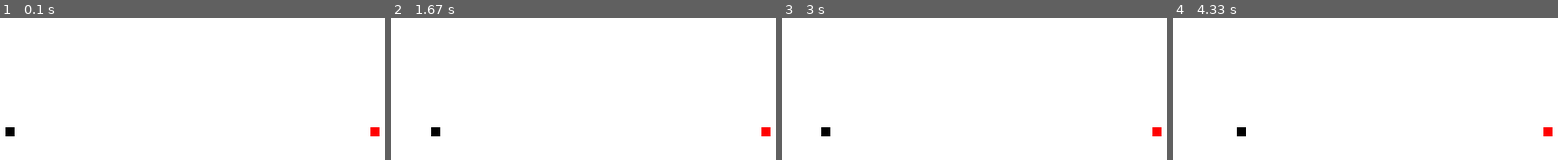
Above: before the commit, frames 1-4 (left to right).
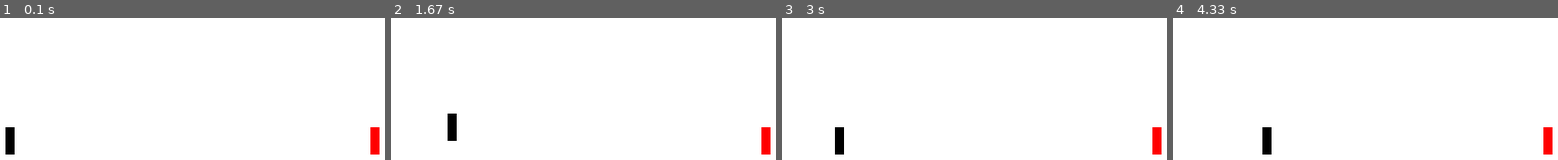
Above: after the commit, the same moments.

Repository: TonyLProjects/PygameProj1
Game: pygame game, started from src/game.py
Two runs of this game, one before a commit and one after it. Both use one fixed random seed, a clock stepped at 60 frames per second and the inputs below.
Inputs:
- Up to frame 1 (0.1 s): no input
- Up to frame 2 (1.67 s): tap J at 0.33 s; hold D 0.67-1.13 s; hold W 1.17-1.47 s; hold D from 1.5 s (still down)
- Up to frame 3 (3 s): release D at 1.97 s; hold A 2-2.53 s; hold S 2.57-2.87 s; hold A from 2.9 s (still down)
- Up to frame 4 (4.33 s): release A at 3.3 s; hold W 3.33-3.7 s; hold D from 3.73 s (still down)

The runs differ from the first frame. In frame 1, 0.6% of the frame differs, in the area x 1-99%, y 83-97%; in frame 2, 0.9%, in the area x 10-99%, y 67-97%; in frame 3, 0.9%; in frame 4, 0.9%.

Commit message:
can init and render attacks

Diff:
--- a/Diagram.txt
+++ b/Diagram.txt
@@ -36,14 +36,23 @@
 		check during hit-active frames
 
 
-	does not check locationBox
+
+When to run player.tick()?
+
+	initialize move with an initializing frame to be ticked on the same frame of initialization
+		in this case, we would tick after initialization of frame
 
 
-	When to run player.tick()?
-		either:
-			move related frames should not tick on initializing frame
-		or:
-			initialize move with an initializing frame to be ticked on the same frame of initialization
-				in this case, we would tick after initialization of frame
 
-		these two seem like the same thing.
+When to init action and when to update
+	case 1: init action then tick
+	3 frame att, 3 frame hitbox, 2 frame recovery:
+
+	problem:
+		first frame will not show
+	solution:
+		add an initialization frame to every move
+			+1 frame?
+
+
+Need an attack status class since too many states with any move
--- a/design.txt
+++ b/design.txt
@@ -1,3 +1,6 @@
+
+
+
 Library used: Pygames
 
 TODO:
@@ -193,3 +196,18 @@
 
 	input ->	character command 	->	action processing ->	update character/game
 		 \->	save input to buffer
+
+
+
+should player hurtbox be constantly calculated or should it be created when an event might trigger hitbox collision?
+
+attack psudo code:
+	in player, attack initiation:
+		change character status to attacking, specify which type
+		init frame counter
+	in update(hurtBoxCollisionDetection() and player.tick()):
+		check frame count and create hitbox/hurtbox according to move
+			usually hitbox does not exist for first few frames(move initiating frames)
+	in render:
+		read player move status and frame counter
+			draw body part according to these info
--- a/src/constants.py
+++ b/src/constants.py
@@ -9,12 +9,13 @@
 RED = (255,0,0)
 WHITE = (255,255,255)
 
+GAMEFLOOR = 450
 
 #TODO: change this to relative distance to window size
 DEFAULT_P1_XPOS = 200
-DEFAULT_P1_YPOS = 450
+DEFAULT_P1_YPOS = GAMEFLOOR
 DEFAULT_P2_XPOS = 600
-DEFAULT_P2_YPOS = 450
+DEFAULT_P2_YPOS = GAMEFLOOR
 
 
 # p1Keybind = {
--- a/src/game.py
+++ b/src/game.py
@@ -7,20 +7,28 @@
 import updater
 import Keybindings as keybinds
 import player
+import vector2d
 
 from constants import *
 
-def render(p1, p2, display):
+def renderDisplay(display):
 	gameDisplay.fill(WHITE)
-	pygame.draw.rect(display, BLACK, [p1.xPos, p1.yPos, 10, 10])
-	pygame.draw.rect(display, RED, [p2.xPos, p2.yPos, 10, 10])
+
+# temporary rendering method, will be changed
+def renderPlayer(player, display):
+	if player.playerGameSide == 1:
+		pygame.draw.rect(display, BLACK, [player.xPos, player.yPos, player.width, player.height])
+		if player.isAttacking == True:
+			coord = player.getHitBox()
+			hitboxHeight = coord[1].y - coord[0].y
+			hitboxWidth = coord[1].x - coord[0].x
+			pygame.draw.rect(display, BLUE, [coord[0].x, coord[0].y, hitboxWidth, hitboxHeight])
+	if player.playerGameSide == 2:
+		pygame.draw.rect(display, RED, [player.xPos, player.yPos, player.width, player.height])
+
 
 clock = pygame.time.Clock()
-
 pygame.init()
-
-
-
 
 #set display surface, only 1 is allowed by SDL
 gameDisplay = pygame.display.set_mode((800,600))
@@ -51,17 +59,16 @@
 
 	p1Action = inputHandler.handlePlayerInputs(events, keys, p1.playerGameSide, p1.playerLocationSide)
 	p2Action = inputHandler.handlePlayerInputs(events, keys, p2.playerGameSide, p2.playerLocationSide)
-
+	# print(p1Action)
 	collisionResult = updater.hurtBoxCollisionDetection(p1, p2)
 
 	updater.update(p1, p1Action, collisionResult)
 	updater.update(p2, p2Action, collisionResult)
 
-
-
-
-	# update(p1, p2, p1Actions, p2Actions)
-	render(p1, p2, gameDisplay)
+	# TODO: include game UI into renderDisplay and change name of function
+	renderDisplay(gameDisplay)
+	renderPlayer(p1, gameDisplay)
+	renderPlayer(p2, gameDisplay)
 
 	pygame.display.update()
 	pygame.event.pump()
--- /dev/null
+++ b/src/hitResults.py
@@ -0,0 +1,8 @@
+
+# playerHit: side of player as integer
+# moveType: a string in the move type list
+class hitResults:
+
+	def __init__(self, playerHit, moveType):
+		self.playerHit = playerHit
+		self.moveType = moveType
--- a/src/inputHandler.py
+++ b/src/inputHandler.py
@@ -52,12 +52,12 @@
 	# if len(keyDownInputs) != 0:
 	# 	print(keyDownInputs)
 
-
+# add attack variety here
 	if 	"punch" in keyDownInputs:
 		if "left" in pressedKeys:
-			return "backPunch"
+			return "punch"
 		if "right" in pressedKeys:
-			return "forwardPunch"
+			return "punch"
 		return "punch"
 	return "noAction"
 
--- a/src/player.py
+++ b/src/player.py
@@ -1,41 +1,46 @@
 import sys
 import os
 
+from vector2d import vector2d
 from constants import *
 # initialize attributes based on character class
 
 class Player:
 #player constant attributes
-	characterClass = ""
 	playerGameSide = 0
-	forwardVelocity = 1
-	backwardVelocity = 0.5
-	jumpHeight = 1
-	forwardJumpDistance = 1
+	height = 30
+	width = 10
+	forwardVelocity = 2
+	backwardVelocity = 1
+
 
 #player state related variable attributes
-	healthPoint = 100
+#maybe wrap these in a datatype
 	canInitAction = True
-
 	isBlocking = False
 	isAirborne = False
 	isCrouching = False
-	isAttacking = False
 	isHitStunned = False
 
-	inputLock = False
+	isAttacking = False
+	alreadyHit = False
+	attackType = "notAttacking"
+	attackFrame = 0
+
 
 #player variable attributes
 	xPos = 0
 	yPos = 0
+	xVelocity = 0
+	yVelocity = 0
 	playerLocationSide = 0
 
 
-	def __init__(self, characterClass, playerSide):
+	def __init__(self, characterClass, playerGameSide):
 		self.characterClass = characterClass
-		self.playerGameSide = playerSide
-		self.playerLocationSide = playerSide
-		if playerSide == 1:
+		self.playerGameSide = playerGameSide
+		self.playerLocationSide = playerGameSide
+		if playerGameSide == 1:
 			self.xPos = DEFAULT_P1_XPOS
 			self.yPos = DEFAULT_P1_YPOS
 		else:
@@ -55,21 +60,85 @@
 		if action == "backward":
 			self.xPos -= self.backwardVelocity
 		if action == "crouch":
-			# self.crouch()
-			pass
+			self.isCrouching = True
+			self.height = 15
 		if action == "verticalJump":
-			print("imjumping")
-			# self.verticalJump()
-			pass
+			self.verticalJump()
 		if action == "forwardJump":
-			# self.forwardJump()
-			pass
+			self.forwardJump()
 		if action == "backwardJump":
-			# self.backwardJump()
-			pass
+			self.backwardJump()
 		if action == "punch":
-			# self.punch()
+			self.punch()
 			pass
 
+
 	def tick(self):
-		pass
+		# update jump frames
+		if self.isAirborne == True:
+			self.yPos += self.yVelocity
+			self.xPos += self.xVelocity
+			self.yVelocity += 1
+			if self.yPos >= GAMEFLOOR:
+				self.yVelocity = 0
+				self.yPos = GAMEFLOOR
+				self.isAirborne = False
+
+		if self.isAttacking == True:
+			self.attackFrame -= 1
+			if self.attackFrame == 0:			# basically self.resetAttackState()
+				self.isAttacking = False
+				self.canInitAction = True
+				self.attackType = "notAttacking"
+
+		if self.isHitStunned == True:
+			pass
+
+
+
+	def verticalJump(self):
+		self.yVelocity = -15
+		self.xVelocity = 0
+		self.isAirborne = True
+	def forwardJump(self):
+		self.yVelocity = -15
+		self.xVelocity = self.forwardVelocity
+		self.isAirborne = True
+	def backwardJump(self):
+		self.yVelocity = -15
+		self.xVelocity = -self.backwardVelocity
+		self.isAirborne = True
+
+# make this into struct?
+	def punch(self):
+		self.isAttacking = True
+		self.canInitAction = False
+		self.attackType = "punch"
+		self.attackFrame = 10
+
+	def resetCrouch(self):
+		self.isCrouching = False
+		self.height = 30
+
+
+	# TODO: Account for crouch
+	def getHurtBox(self):
+		minHurtBoxCord = vector2d(self.xPos, self.yPos)
+		maxHurtBoxCord = vector2d(self.xPos + self.width, self.yPos + self.height)
+		return (minHurtBoxCord, maxHurtBoxCord)
+
+	# hitbox does not always exist
+	# need to take in move type as function and check frame count. return hitbox according to move state in the specific frame
+	# this replaces the temporary math section
+	# need to account player side
+	# the same thing need to be accounted in rendering
+	def getHitBox(self):
+		if self.isAttacking == True and self.alreadyHit == False:
+			if self.attackType == "punch":
+				# temporary math, change later
+				minHitBoxCord = vector2d(self.xPos + (self.width/2), self.yPos + (self.height/3))
+				maxHitBoxCord = vector2d(self.xPos + (self.width/2)+20, self.yPos + (self.height/3)+5)
+				return (minHitBoxCord, maxHitBoxCord)
+		# players can never have coord of 0,0 since it's top left of screen
+		noHitBoxRet = vector2d(0,0)
+		return (noHitBoxRet, noHitBoxRet)
--- a/src/updater.py
+++ b/src/updater.py
@@ -6,28 +6,57 @@
 
 # checks a player's hitbox collided with hurtbox
 def hurtBoxCollisionDetection(player1, player2):
-	pass
+	if player1.isAttacking == False and player2.isAttacking == False:
+		return "noHit"
+	else:
+		p1Hit = False
+		p2Hit = False
+		p1HitBox = player1.getHitBox()			# these should be vector2d objects
+		p1HurtBox = player1.getHurtBox()
+		p2HitBox = player2.getHitBox()
+		p2HurtBox = player2.getHurtBox()
+		# print(p1HitBox[0].x)
+		# print(p1HurtBox)
+		# print(p2HitBox)
+		# print(p2HurtBox)
+		# check collision
 
+		# return either p1Hit or p2Hit
 
+# TODO: restructure logic here
+# function updates 1 player
+# if player is hit, init hitstun and reset all other actions
+# if player hit the other, refresh/update attack frame timer attack frame timer
+# 		need cooldown timer for attacks
+
+# if player takes no action, or if action is invalid, action is not initialized
 def update(player, action, hurtBoxCollisionResult):
 
 	# if hurtBoxCollisionResult.playerHit == "p1Hit":
 	# 	# init hitstun
 	# 	pass
+	# if hurtBoxCollisionResult.playerHit == "p2Hit":
+	# 	pass
 
 	if isActionValid(player, action) != "noAction":
 		player.initializeAction(action)
-		player.tick()
+	else:
+		player.resetCrouch()
+	player.tick() # always tick after all actions
+
+
 
 
 # takes in player object and action string
 # responsibility is to process validity of action. if valid, issue to updater
 # TODO:
 # 		include and generalize all attack inputs
+# 		maybe add cannotInitAction to return value
 def isActionValid(player, action):
+	# print(action)
+	if player.canInitAction == False:
+		return "noAction"
 	if action == "noAction":
-		return "noAction"
-	if player.canInitAction == False:
 		return "noAction"
 	if player.isAirborne == True:
 		if action == "punch": # add/generalize more attack commands later
--- /dev/null
+++ b/src/vector2d.py
@@ -0,0 +1,4 @@
+class vector2d:
+	def __init__(self, x, y):
+		self.x = x
+		self.y = y
Not shown, added: TODO.txt
Not shown, changed: src/Keybindings.pyc
Not shown, changed: src/constants.pyc
Not shown, changed: src/inputHandler.pyc
Not shown, changed: src/player.pyc
Not shown, added: src/updater.pyc
Not shown, added: src/vector2d.pyc
